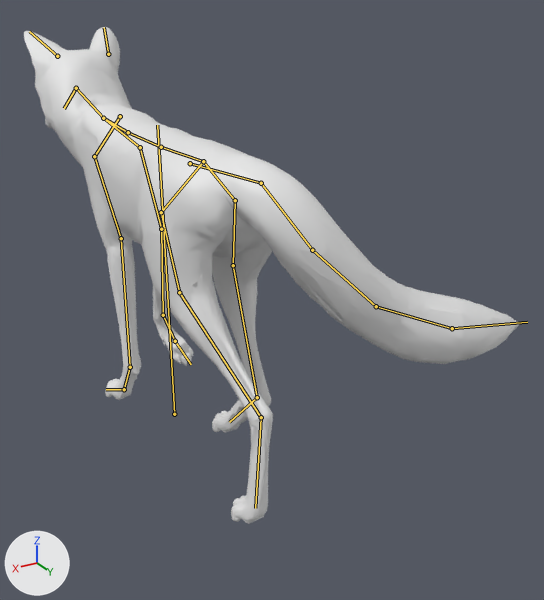
The glTF model 42/media/models_X/Skinned/KWC_Fox.glb as it was, and as the next commit left it.
One viewpoint serves both versions: a camera (50 mm lens) standing at (0.23, 0.557, 0.37) and looking at (-0.082, 0.037, 0.11). Every picture has the same lights, and +X, +Y and +Z are marked at lower left. The picture after the commit comes second. Both versions are drawn at frame 24 of the action 'Rac_Walk'; the numbers are the values there. The bones that change, and the others that lie on the model, are drawn over the model as lines.

In view in the first picture: 'output_unwrapped'.
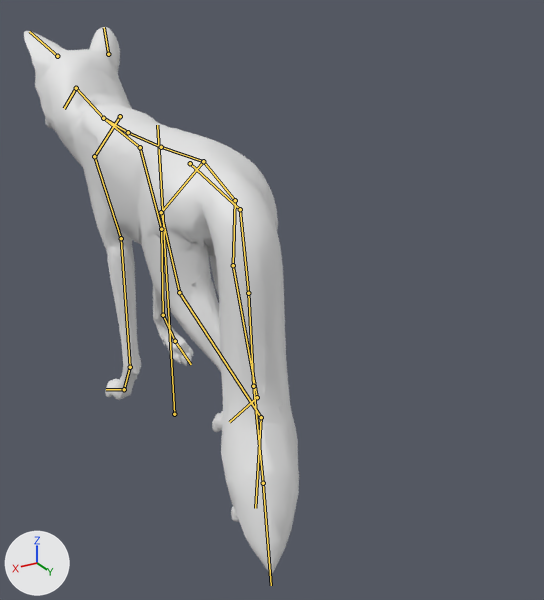
Scene script edits in JSON lines:
```json
{"block": "bone_tail01", "where": "bone_tail01 = bpy.data.objects['Armature'].pose.bones['tail01']  # child of 'spine03'"}
{"op": "set", "path": "bone_tail01.rotation_quaternion", "old": "(0.987, -0.162, -0.001, -0.009)", "new": "(1.0, -0.005, 0.007, -0.012)", "note": "degrees (-19, 0, -1) -> degrees (-1, 1, -1)"}
{"block": "bone_tail02", "where": "bone_tail02 = bpy.data.objects['Armature'].pose.bones['tail02']  # child of 'tail01'"}
{"op": "set", "path": "bone_tail02.rotation_quaternion", "old": "(0.984, -0.171, -0.006, -0.041)", "new": "(0.999, 0.011, 0.03, 0.009)", "note": "degrees (-20, -1, -5) -> degrees (1, 3, 1)"}
{"block": "bone_tail03", "where": "bone_tail03 = bpy.data.objects['Armature'].pose.bones['tail03']  # child of 'tail02'"}
{"op": "set", "path": "bone_tail03.rotation_quaternion", "old": "(0.986, -0.152, -0.012, -0.072)", "new": "(0.997, 0.008, 0.072, 0.007)", "note": "degrees (-17, -3, -8) -> degrees (1, 8, 1)"}
{"block": "bone_tail04", "where": "bone_tail04 = bpy.data.objects['Armature'].pose.bones['tail04']  # child of 'tail03'"}
{"op": "set", "path": "bone_tail04.rotation_quaternion", "old": "(0.99, -0.123, -0.014, -0.073)", "new": "(0.997, 0.024, 0.065, 0.043)", "note": "degrees (-14, -3, -8) -> degrees (3, 7, 5)"}
{"block": "bone_tail05", "where": "bone_tail05 = bpy.data.objects['Armature'].pose.bones['tail05']  # child of 'tail04'"}
{"op": "set", "path": "bone_tail05.rotation_quaternion", "old": "(0.99, -0.137, -0.005, -0.028)", "new": "(0.999, 0.009, 0.023, 0.024)", "note": "degrees (-16, -1, -3) -> degrees (1, 3, 3)"}
```

Boxes (x1, y1, x2, y2) around the edits, measured in the pictures (544 x 600 px):
```json
{"object": "output_unwrapped", "change": "posed", "before": [24, 27, 520, 524], "after": [24, 27, 299, 574], "on screen": "44% narrower, 10% taller"}
{"bone": "tail01", "before": "(190, 163) to (261, 183)", "after": "(190, 163) to (240, 209)"}
{"bone": "tail02", "before": "(261, 183) to (312, 250)", "after": "(240, 209) to (248, 293)"}
{"bone": "tail03", "before": "(312, 250) to (376, 306)", "after": "(248, 293) to (253, 386)"}
{"bone": "tail04", "before": "(376, 306) to (452, 328)", "after": "(253, 386) to (263, 483)"}
{"bone": "tail05", "before": "(452, 328) to (527, 322)", "after": "(263, 483) to (271, 585)"}
```
